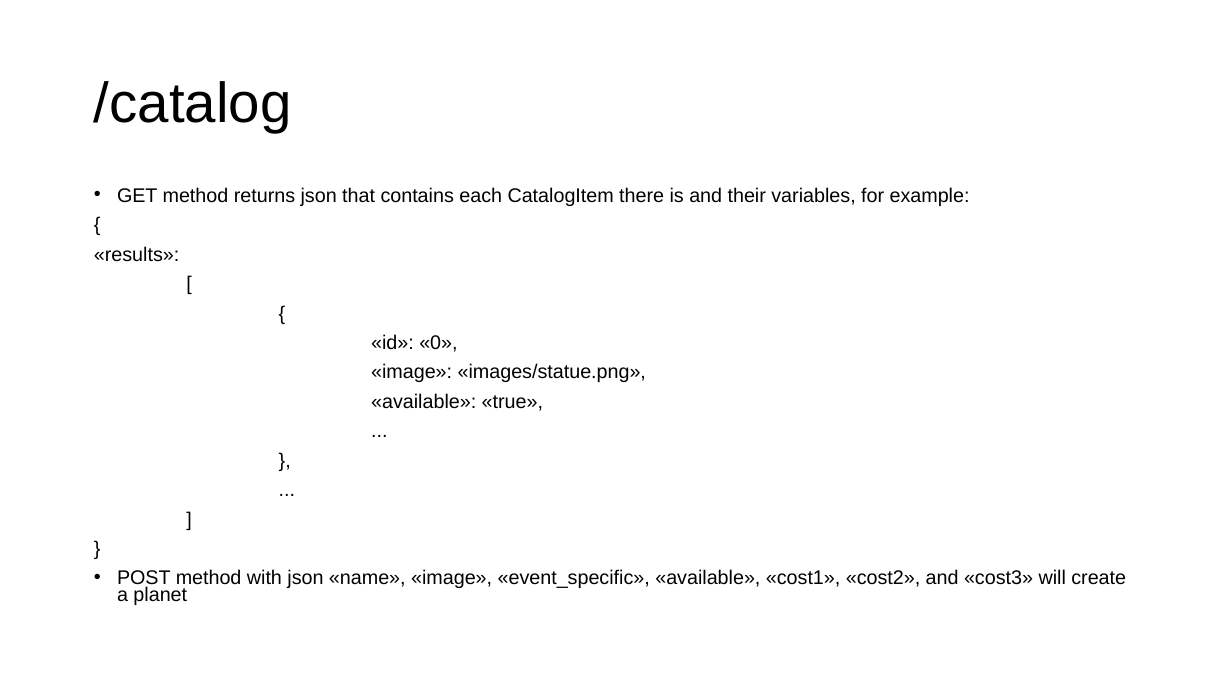
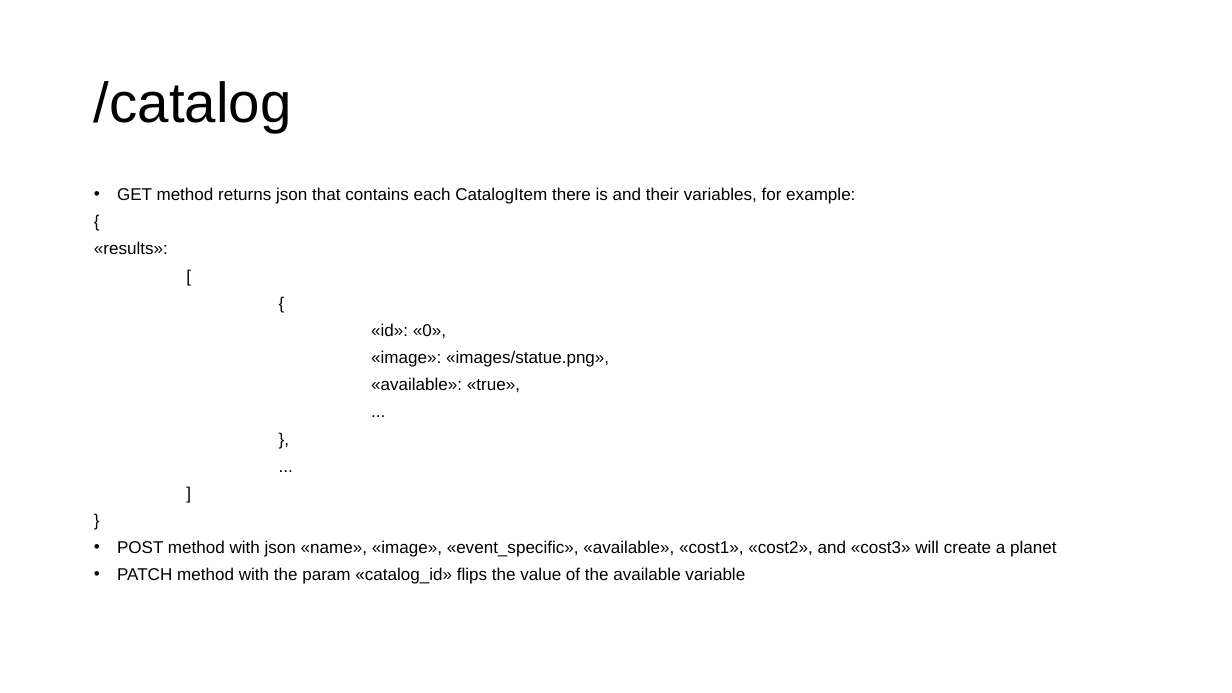
Before and after one commit to gmfk07/iu2018-backend, a slide deck: slide 21 of iu-spec-backend.pptx. Drawn at 1232x693 pixels with LibreOffice and Linux fonts; fonts in the diff are those of the drawing. Boxes give left, top, right and bottom in pixels: in the first picture for what was removed or moved away, otherwise in the second. Text is boxed around its words. In the diff, an @@ line names an element or a change of style, - is before the commit and + after.

Commit message:
Managing catalog and items

```diff
--- a/iu-spec-backend.pptx
+++ b/iu-spec-backend.pptx
@@ text at <box>94,187,1056,557</box>: size 15.4 to 13.3 pt in "GET method returns json that contains each ...", "{", "«results»:", "[" and 10 more places @@
@@ text at <box>117,567,745,584</box>: paragraph added @@
+• PATCH method with the param «catalog_id» flips the value of the available variable
```
Also in this commit, not shown: 1 other slide changed, 2 other files.
